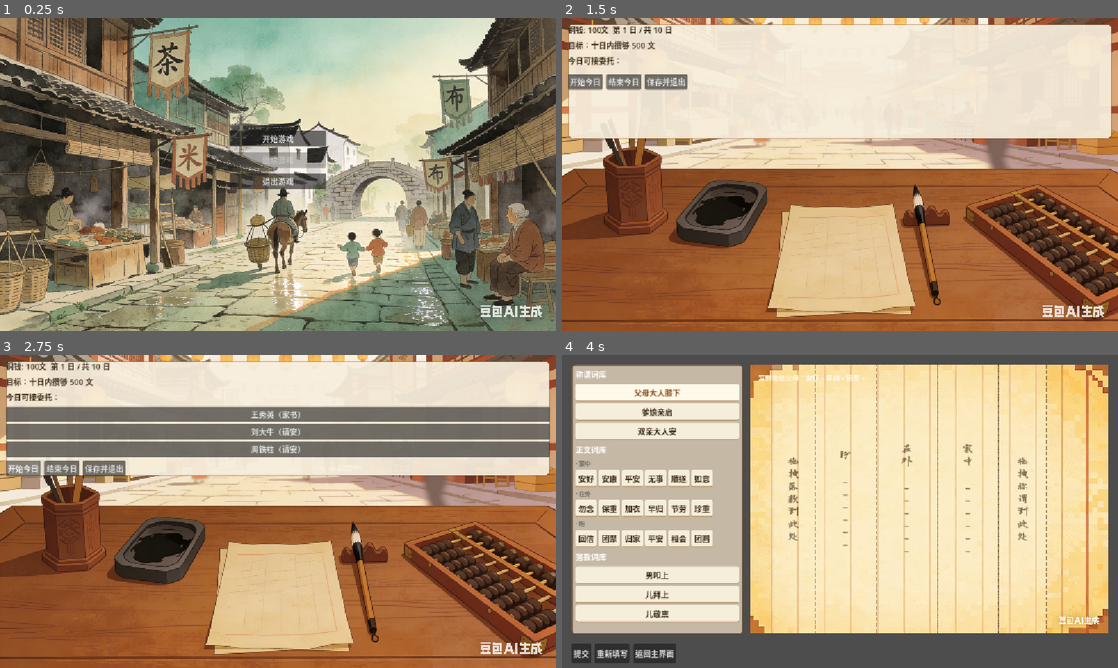
Above: before the commit, frames 1-4 (two rows, left to right).
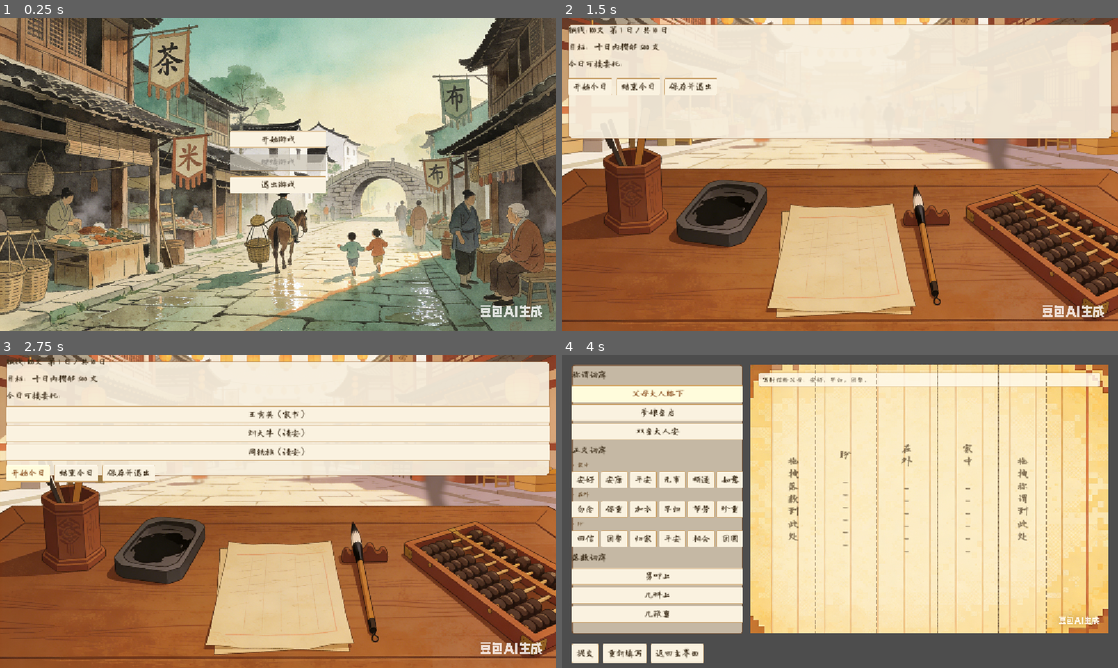
Above: after the commit, the same moments.

Repository: 284022719/daishu
Game: Godot game, scene res://scenes/title_screen.tscn
The game is run twice, just before and just after one commit, with the same random seed, the same clock (stepped at 60 frames per second) and the same inputs.
Inputs:
- Up to frame 1 (0.25 s): no input
- Up to frame 2 (1.5 s): click "开始游戏" at 0.5 s; click "启程" at 1.25 s
- Up to frame 3 (2.75 s): click "开始今日" at 2 s
- Up to frame 4 (4 s): click "王秀英（家书）" at 2.75 s; click "父母大人膝下" at 3.5 s

The runs differ from the first frame. In frame 1, 2.9% of the frame differs, in the area x 41-59%, y 36-56%; in frame 2, 1.9%; in frame 3, 18%, in the area x 1-99%, y 0-41%; in frame 4, 10%.

Commit message:
feat(ui): 全局 Theme（中文字体 + 按钮九宫格），并显式声明视口尺寸
⑦ 全局字体 + ⑧ 按钮九宫格：新增 theme/daishu_theme.tres，由 project.godot 的
gui/theme/custom 挂上，六个场景同时受益。
- default_font = hanchanlongcang.otf 字号 18（判据：项目实际用字 594 个，实测 0 缺字）
- 按钮改 StyleBoxTexture 九宫格（button_frame.png 40x40 边距 12），五态齐全
- Button/Label 字色统一为墨褐，取代 Godot 默认白字
- scripts/FontFallback.gd 自启动挂系统字体兜底链（Font.fallbacks 无法进 .tres）
- letter.gd 删除手写按钮样式（已被主题取代），分类小标签改暖褐
- letter.tscn 口述文本加 Label normal 底纹（墨字压在明黄背景上读不出）

⑨ 窗口分辨率显式化：project.godot 写入 viewport 1152x648。
这是 ⑦⑧ 的前置条件 —— 实测 --resolution 会连视口一起改，导致截图被缩放。

工具：新增 build_theme.gd（按引擎序列化写 .tres）与 verify_theme.gd（三查：
设置项/资源/控件实际取值）；capture_scene.gd 增加 letter 场景的 NPC 注入、
自设窗口尺寸并在写图后断言尺寸，避免再拿缩放图当像素依据。

同步更新 AI_PLAYBOOK 第 10-13 条（.tres 键名、回读缓存、fallbacks 不序列化、
--resolution 改视口、全局字号撑破列表）。

Diff:
--- a/project.godot
+++ b/project.godot
@@ -20,18 +20,26 @@
 
 [autoload]
 
+FontFallback="*res://scripts/FontFallback.gd"
 NPCManager="*res://scripts/NPCManager.gd"
 JudgeSystem="*res://scripts/JudgeSystem.gd"
 PlayerManager="*res://scripts/PlayerManager.gd"
 
 [display]
 
+; 显式声明视口尺寸（原为隐式吃默认 1152x648，而信纸槽位对齐依赖它）
+window/size/viewport_width=1152
+window/size/viewport_height=648
 window/stretch/mode="canvas_items"
 
 [dotnet]
 
 project/assembly_name="daishu"
 
+[gui]
+
+theme/custom="res://theme/daishu_theme.tres"
+
 [rendering]
 
 renderer/rendering_method="gl_compatibility"
--- a/scenes/letter.tscn
+++ b/scenes/letter.tscn
@@ -35,6 +35,22 @@
 corner_radius_bottom_right = 6
 corner_radius_bottom_left = 6
 
+[sub_resource type="StyleBoxFlat" id="StyleBoxFlat_requestlabel"]
+content_margin_left = 8.0
+content_margin_top = 4.0
+content_margin_right = 8.0
+content_margin_bottom = 4.0
+bg_color = Color(1, 0.984, 0.937, 0.82)
+border_width_left = 1
+border_width_top = 1
+border_width_right = 1
+border_width_bottom = 1
+border_color = Color(0.667, 0.478, 0.227, 0.45)
+corner_radius_top_left = 4
+corner_radius_top_right = 4
+corner_radius_bottom_right = 4
+corner_radius_bottom_left = 4
+
 [node name="Letter" type="Control" unique_id=1343437158]
 layout_mode = 3
 anchors_preset = 15
@@ -136,6 +152,7 @@
 
 [node name="RequestLabel" type="Label" parent="HSplit/LetterPanel/LetterVBox" unique_id=2034702877]
 layout_mode = 2
+theme_override_styles/normal = SubResource("StyleBoxFlat_requestlabel")
 text = "（口述内容）"
 
 [node name="PaperArea" type="Control" parent="." unique_id=98025117]
--- /dev/null
+++ b/scripts/FontFallback.gd
@@ -0,0 +1,39 @@
+extends Node
+## 启动时给主题的默认字体挂上系统字体兜底链。
+##
+## 为什么需要这一步（2026-10-11 实测）：
+## `Font.fallbacks` **不会**被序列化进 .tres —— 无论赋在 FontFile 上还是包一层 FontVariation，
+## 存盘再 load 回来 fallbacks 数量都是 0（build_theme.gd 的回读校验会报"兜底链没保存下来"）。
+## 所以兜底只能在运行时挂。
+##
+## 必要性：项目当前用字 594 个，`hanchanlongcang.otf` 实测 0 缺字（tools/probe_font.gd）。
+## 但它的 CJK 覆盖率只有 32.4%，**日后新增文案一旦超出字库就会渲染成方块**
+## （实测：项目外用字在该字体下显示为密集方块，Godot 不会自动回退系统字体）。
+## 这个自启动就是那道保险。
+
+const FALLBACK_FONTS := ["Microsoft YaHei", "SimSun", "Noto Sans CJK SC", "sans-serif"]
+
+func _ready() -> void:
+	var theme := ThemeDB.get_project_theme()
+	if theme == null:
+		push_warning("ProjectSettings 未设置 gui/theme/custom，跳过字体兜底")
+		return
+	var base := theme.default_font
+	if base == null:
+		push_warning("全局主题没有 default_font，跳过字体兜底")
+		return
+
+	var sys := SystemFont.new()
+	sys.font_names = PackedStringArray(FALLBACK_FONTS)
+	sys.allow_system_fallback = true
+
+	if base is FontVariation:
+		(base as FontVariation).fallbacks = [sys]
+	else:
+		# FontFile 不能承载 fallbacks（会被序列化丢弃），包一层 FontVariation
+		var v := FontVariation.new()
+		v.base_font = base
+		v.fallbacks = [sys]
+		theme.default_font = v
+
+	print("[FontFallback] 已挂兜底: ", FALLBACK_FONTS, "  实际 fallbacks=", theme.default_font.fallbacks.size())
--- a/scripts/letter.gd
+++ b/scripts/letter.gd
@@ -21,12 +21,8 @@
 @onready var result_label: RichTextLabel = $ResultPopup/ResultLabel
 
 const WORD_BUTTON_SCRIPT := preload("res://scripts/word_button.gd")
-# 词库按钮外观：暖纸底 + 墨色字，与左侧底板和信纸同一套色系（ART_PLAN §二）
-# 底/边框样式在 letter.tscn 的 StyleBoxFlat_wpbutton，颜色由 StyleBoxFlat 决定；
-# 这里只覆盖文字颜色与悬停/按下的文字色。
-const WORD_BUTTON_TEXT := Color(0.235, 0.176, 0.098, 1.0)
-const WORD_BUTTON_TEXT_HOVER := Color(0.549, 0.322, 0.141, 1.0)
-# 信纸毛笔字体（从 assets/fonts/hanchanlongcang.otf 加载）
+# 信纸毛笔字体：与全局 Theme 同一个字体，但信纸用更大的字号与纯墨色
+# （全局 Theme 的字号/字色偏 UI，信纸要更像"写在纸上的字"）
 const LETTER_FONT_PATH := "res://assets/fonts/hanchanlongcang.otf"
 const LETTER_FONT_SIZE := 22
 const LETTER_FONT_COLOR := Color.BLACK
@@ -147,7 +143,8 @@
 		var label := Label.new()
 		label.text = "· " + slot_labels.get(slot_name, slot_name)
 		label.add_theme_font_size_override("font_size", 12)
-		label.add_theme_color_override("font_color", Color(0.4, 0.4, 0.4))
+		# 深灰在暖褐面板上几乎读不出来，改用与底板同族的暖褐（比 Labels 略浅一点做层级区分）
+		label.add_theme_color_override("font_color", Color(0.42, 0.31, 0.18, 1.0))
 		body_container.add_child(label)
 		var row := HBoxContainer.new()
 		body_container.add_child(row)
@@ -164,31 +161,9 @@
 	btn.text = text
 	btn.category = category
 	btn.body_slot = body_slot
-	_style_word_button(btn)
+	# 外观不再在此处硬编码：全局 Theme（theme/daishu_theme.tres）提供
+	# 九宫格按钮样式与墨色字，词库按钮与其他场景按钮保持同一套观感。
 	parent.add_child(btn)
-
-# 给词库按钮套暖纸底样式（与左侧 WordPanel 底板、信纸同色系）
-func _style_word_button(btn: Button) -> void:
-	var base := StyleBoxFlat.new()
-	base.bg_color = Color(0.976, 0.949, 0.878, 0.92)
-	base.border_color = Color(0.667, 0.478, 0.227, 0.5)
-	base.border_width_bottom = 2
-	base.set_corner_radius_all(4)
-	base.set_content_margin_all(6)
-
-	var hover := base.duplicate() as StyleBoxFlat
-	hover.bg_color = Color(1.0, 0.976, 0.914, 1.0)
-
-	var pressed := base.duplicate() as StyleBoxFlat
-	pressed.bg_color = Color(0.902, 0.851, 0.733, 1.0)
-
-	btn.add_theme_stylebox_override("normal", base)
-	btn.add_theme_stylebox_override("hover", hover)
-	btn.add_theme_stylebox_override("pressed", pressed)
-	btn.add_theme_stylebox_override("focus", hover)
-	btn.add_theme_color_override("font_color", WORD_BUTTON_TEXT)
-	btn.add_theme_color_override("font_hover_color", WORD_BUTTON_TEXT_HOVER)
-	btn.add_theme_color_override("font_pressed_color", WORD_BUTTON_TEXT_HOVER)
 
 func _on_slot_word_dropped(slot_key: String, word: String) -> void:
 	match slot_key:
--- /dev/null
+++ b/theme/daishu_theme.tres
@@ -0,0 +1,90 @@
+[gd_resource type="Theme" format=3]
+
+[ext_resource type="Texture2D" path="res://assets/images/ui/button_frame.png" id="1_v6tjr"]
+[ext_resource type="FontFile" path="res://assets/fonts/hanchanlongcang.otf" id="2_yvk68"]
+
+[sub_resource type="StyleBoxTexture" id="StyleBoxTexture_v6tjr"]
+content_margin_left = 10.0
+content_margin_top = 4.0
+content_margin_right = 10.0
+content_margin_bottom = 4.0
+texture = ExtResource("1_v6tjr")
+texture_margin_left = 12.0
+texture_margin_top = 12.0
+texture_margin_right = 12.0
+texture_margin_bottom = 12.0
+modulate_color = Color(0.8, 0.8, 0.8, 0.7)
+
+[sub_resource type="StyleBoxTexture" id="StyleBoxTexture_yvk68"]
+content_margin_left = 10.0
+content_margin_top = 4.0
+content_margin_right = 10.0
+content_margin_bottom = 4.0
+texture = ExtResource("1_v6tjr")
+texture_margin_left = 12.0
+texture_margin_top = 12.0
+texture_margin_right = 12.0
+texture_margin_bottom = 12.0
+modulate_color = Color(1.06, 1.04, 0.98, 1)
+
+[sub_resource type="StyleBoxTexture" id="StyleBoxTexture_lkgx7"]
+content_margin_left = 10.0
+content_margin_top = 4.0
+content_margin_right = 10.0
+content_margin_bottom = 4.0
+texture = ExtResource("1_v6tjr")
+texture_margin_left = 12.0
+texture_margin_top = 12.0
+texture_margin_right = 12.0
+texture_margin_bottom = 12.0
+
+[sub_resource type="StyleBoxTexture" id="StyleBoxTexture_ilbkc"]
+content_margin_left = 10.0
+content_margin_top = 4.0
+content_margin_right = 10.0
+content_margin_bottom = 4.0
+texture = ExtResource("1_v6tjr")
+texture_margin_left = 12.0
+texture_margin_top = 12.0
+texture_margin_right = 12.0
+texture_margin_bottom = 12.0
+modulate_color = Color(0.9, 0.86, 0.78, 1)
+
+[sub_resource type="StyleBoxFlat" id="StyleBoxFlat_smu32"]
+content_margin_left = 10.0
+content_margin_top = 10.0
+content_margin_right = 10.0
+content_margin_bottom = 10.0
+bg_color = Color(0.965, 0.933, 0.867, 0.92)
+border_width_left = 2
+border_width_top = 2
+border_width_right = 2
+border_width_bottom = 2
+border_color = Color(0.549, 0.322, 0.141, 0.5)
+corner_radius_top_left = 8
+corner_radius_top_right = 8
+corner_radius_bottom_right = 8
+corner_radius_bottom_left = 8
+
+[sub_resource type="SystemFont" id="SystemFont_sof4h"]
+font_names = PackedStringArray("Microsoft YaHei", "SimSun", "Noto Sans CJK SC", "sans-serif")
+
+[sub_resource type="FontVariation" id="FontVariation_a6ghd"]
+fallbacks = Array[Font]([SubResource("SystemFont_sof4h")])
+base_font = ExtResource("2_yvk68")
+
+[resource]
+default_font = SubResource("FontVariation_a6ghd")
+default_font_size = 18
+Button/colors/font_color = Color(0.235, 0.176, 0.098, 1)
+Button/colors/font_disabled_color = Color(0.5, 0.48, 0.45, 0.7)
+Button/colors/font_focus_color = Color(0.235, 0.176, 0.098, 1)
+Button/colors/font_hover_color = Color(0.549, 0.322, 0.141, 1)
+Button/colors/font_pressed_color = Color(0.235, 0.176, 0.098, 1)
+Button/styles/disabled = SubResource("StyleBoxTexture_v6tjr")
+Button/styles/focus = SubResource("StyleBoxTexture_yvk68")
+Button/styles/hover = SubResource("StyleBoxTexture_yvk68")
+Button/styles/normal = SubResource("StyleBoxTexture_lkgx7")
+Button/styles/pressed = SubResource("StyleBoxTexture_ilbkc")
+Label/colors/font_color = Color(0.235, 0.176, 0.098, 1)
+Panel/styles/panel = SubResource("StyleBoxFlat_smu32")
--- /dev/null
+++ b/tools/build_theme.gd
@@ -0,0 +1,135 @@
+# 构建项目全局 Theme 并落盘为 .tres
+# 为什么用代码生成而不是手写 .tres：Theme 里 stylebox 的序列化键名（`Type/styles/name`）
+# 在本地文档语料里没有示例，手写有静默失效的风险；由引擎自己序列化则格式必然正确。
+# 用法：godot --path <项目> --script res://tools/build_theme.gd
+extends SceneTree
+
+const OUT_PATH := "res://theme/daishu_theme.tres"
+const FONT_PATH := "res://assets/fonts/hanchanlongcang.otf"
+const BTN_TEX := "res://assets/images/ui/button_frame.png"
+
+# 色板取自 docs/ART_PLAN.md §二（木构/家具 + 宣纸 + 墨），并复用已定稿的词库按钮配色
+const PAPER := Color(0.976, 0.949, 0.878)
+const PAPER_HOVER := Color(1.0, 0.976, 0.914)
+const PAPER_PRESSED := Color(0.902, 0.851, 0.733)
+const PAPER_DISABLED := Color(0.86, 0.84, 0.80, 0.7)
+const INK := Color(0.235, 0.176, 0.098)
+const INK_HOVER := Color(0.549, 0.322, 0.141)
+const FONT_SIZE := 18
+
+func _initialize() -> void:
+	var theme := Theme.new()
+
+	# ---- 默认字体：全局中文字体 ----
+	# 判据来自 tools/probe_font.gd：项目实际用字 594 个，该字体 0 缺字。
+	# 另挂一个系统字体做兜底 —— 日后新增文案若超出字库，也不会变豆腐块。
+	if not ResourceLoader.exists(FONT_PATH):
+		push_error("字体缺失: " + FONT_PATH)
+		quit(1)
+		return
+	var font := load(FONT_PATH) as FontFile
+	if font == null:
+		push_error("字体加载失败（类型不是 FontFile）: " + FONT_PATH)
+		quit(1)
+		return
+	# 用 FontVariation 包一层来挂兜底链。
+	# 为什么不直接给 FontFile 设 fallbacks：实测（2026-10-11）`Font.fallbacks` 是对象属性，
+	# 赋在 FontFile 上**不会写进 .tres**，重新 load 后 fallbacks 数量为 0，兜底静默失效。
+	# 包成 FontVariation 后它作为独立子资源被序列化，兜底链得以保存。
+	var sys := SystemFont.new()
+	sys.font_names = PackedStringArray(["Microsoft YaHei", "SimSun", "Noto Sans CJK SC", "sans-serif"])
+	sys.allow_system_fallback = true
+	var vfont := FontVariation.new()
+	vfont.base_font = font
+	vfont.fallbacks = [sys]
+	theme.default_font = vfont
+	theme.default_font_size = FONT_SIZE
+	print("默认字体: ", font.font_name, "  兜底: ", sys.font_names, "  字号: ", FONT_SIZE)
+
+	# ---- 按钮九宫格 ----
+	if not ResourceLoader.exists(BTN_TEX):
+		push_error("按钮贴图缺失: " + BTN_TEX)
+		quit(1)
+		return
+	var tex := load(BTN_TEX) as Texture2D
+	print("按钮贴图: ", tex.get_size())
+
+	var margin := 12.0  # 与生图脚本里的九宫格边距一致
+	for spec in [
+		{"name": "normal",   "modulate": Color(1, 1, 1, 1)},
+		{"name": "hover",    "modulate": Color(1.06, 1.04, 0.98, 1)},
+		{"name": "pressed",  "modulate": Color(0.90, 0.86, 0.78, 1)},
+		{"name": "disabled", "modulate": Color(0.80, 0.80, 0.80, 0.7)},
+	]:
+		var sb := StyleBoxTexture.new()
+		sb.texture = tex
+		sb.set_texture_margin_all(margin)
+		# 内容边距比贴图边距小：按钮高度按"字号 + 上下各 4px"走，
+		# 否则词库 3 组共 15 个按钮会撑出左侧面板（实测 8px 时底部被裁）
+		sb.content_margin_left = 10.0
+		sb.content_margin_right = 10.0
+		sb.content_margin_top = 4.0
+		sb.content_margin_bottom = 4.0
+		sb.modulate_color = spec["modulate"]
+		theme.set_stylebox(StringName(spec["name"]), "Button", sb)
+	# focus 用 hover 的样子，避免额外的虚线框
+	theme.set_stylebox("focus", "Button", theme.get_stylebox("hover", "Button"))
+
+	# ---- 按钮文字色 ----
+	theme.set_color("font_color", "Button", INK)
+	theme.set_color("font_hover_color", "Button", INK_HOVER)
+	theme.set_color("font_pressed_color", "Button", INK)
+	theme.set_color("font_focus_color", "Button", INK)
+	theme.set_color("font_disabled_color", "Button", Color(0.5, 0.48, 0.45, 0.7))
+
+	# ---- Label 文字色（默认墨褐，取代原先的默认白字）----
+	theme.set_color("font_color", "Label", INK)
+
+	# ---- Panel 默认底色（具体场景仍可用 theme_override 覆盖）----
+	var panel := StyleBoxFlat.new()
+	panel.bg_color = Color(0.965, 0.933, 0.867, 0.92)
+	panel.border_color = Color(0.549, 0.322, 0.141, 0.5)
+	panel.set_border_width_all(2)
+	panel.set_corner_radius_all(8)
+	panel.set_content_margin_all(10)
+	theme.set_stylebox("panel", "Panel", panel)
+
+	# ---- 落盘 ----
+	var dir := DirAccess.open("res://")
+	if dir != null and not dir.dir_exists("theme"):
+		dir.make_dir("theme")
+	var err := ResourceSaver.save(theme, OUT_PATH)
+	if err != OK:
+		push_error("保存失败 err=%d" % err)
+		quit(1)
+		return
+	print("已保存: ", OUT_PATH)
+
+	# ---- 回读校验 ----
+	# ⚠️ 不能用 load(OUT_PATH) 回读：同一进程内资源管理器会命中**写入前的缓存**，
+	# 实测刚存完立刻 load 拿到的仍是旧值（default_font_size 读成上一版）。
+	# 所以这里读**文件文本**为准；语义层面的校验交给独立进程的 tools/verify_theme.gd。
+	var text := FileAccess.get_file_as_string(OUT_PATH)
+	if text.is_empty():
+		push_error("回读失败：文件为空")
+		quit(1)
+		return
+	var ok := true
+	var checks := {
+		"default_font_size = %d" % FONT_SIZE: "字体字号",
+		"Button/styles/normal = ": "按钮九宫格 normal",
+		"Button/styles/hover = ": "按钮九宫格 hover",
+		"Button/styles/pressed = ": "按钮九宫格 pressed",
+		"Button/colors/font_color = ": "按钮字色",
+		"Label/colors/font_color = ": "Label 字色",
+		"Panel/styles/panel = ": "Panel 底纹",
+		"default_font = ": "默认字体",
+	}
+	for needle in checks.keys():
+		var hit := text.contains(needle)
+		print("  %-22s %s" % [checks[needle], "✓" if hit else "✗ 缺失(" + needle + ")"] )
+		if not hit:
+			ok = false
+	print("文件回读校验: ", "通过" if ok else "失败")
+	print("（注意：fallbacks 不会进 .tres —— 由 scripts/FontFallback.gd 在运行时挂，见该文件注释）")
+	quit(0 if ok else 1)
--- a/tools/capture_scene.gd
+++ b/tools/capture_scene.gd
@@ -38,7 +38,15 @@
 		quit(1)
 		return
 
-	get_root().size = Vector2i(1152, 648)
+	# 显式把窗口设到设计分辨率。
+	# 注意：命令行 `--resolution` 会把**视口**一起改掉，导致截图被缩放
+	# （实测给 900x260 时出图只有 462x260 —— 游戏视口被设成 900x260 而窗口是 1152x648）。
+	# 所以这里不依赖 --resolution，自己设窗口尺寸，并在写图后断言像素尺寸。
+	const DESIGN := Vector2i(1152, 648)
+	DisplayServer.window_set_size(DESIGN)
+	get_root().size = DESIGN
+	for i in range(3):
+		await process_frame
 
 	var packed: PackedScene = load(SCENES[scene_key])
 	if packed == null:
@@ -49,6 +57,23 @@
 	get_root().add_child(scene)
 	for i in range(4):
 		await process_frame
+
+	# letter 场景需要注入一个 NPC 才会填充词库（否则左侧词库是空的 —— 这是本工具的坑，
+	# 不是游戏问题：场景本身靠 main.gd 调用 init_with_npc 才初始化）
+	if scene_key == "letter":
+		var npc_manager: Node = get_root().get_node_or_null("NPCManager")
+		if npc_manager == null:
+			print("[capture] 找不到 NPCManager，词库将为空")
+		else:
+			var npcs: Array = npc_manager.get_today_npcs(1)
+			if npcs.is_empty():
+				print("[capture] 没有生成 NPC，词库将为空")
+			else:
+				var npc: Dictionary = npcs[0]
+				scene.init_with_npc(int(npc.get("npc_id", 0)))
+				print("[capture] 注入 NPC: ", npc.get("name", "?"), "（", npc.get("letter_type", "?"), "）")
+				for i in range(4):
+					await process_frame
 
 	# 可选：点一次按钮（用于触发列表填充等交互后再截图）
 	if not click_name.is_empty():
@@ -73,6 +98,12 @@
 		return
 	img.save_png(out_path)
 	print("[capture] 已保存 ", out_path, "  ", img.get_width(), "x", img.get_height())
+	# 自检：尺寸必须是设计分辨率，否则截图被缩放过、不能当像素级依据
+	if img.get_width() != DESIGN.x or img.get_height() != DESIGN.y:
+		push_error("截图尺寸 %dx%d 与设计分辨率 %dx%d 不符（说明视口被缩放，别拿它做像素判断）"
+			% [img.get_width(), img.get_height(), DESIGN.x, DESIGN.y])
+		quit(1)
+		return
 	quit(0)
 
 func _find_node_by_name(root: Node, target: String) -> Node:
--- /dev/null
+++ b/tools/verify_theme.gd
@@ -0,0 +1,86 @@
+# 全局 Theme 生效验证：三查 —— ① 设置项指向 ② 资源加载 ③ 控件实际取到的样式
+# 判据：控件"实际取到"的样式才是真的；只看 project.godot 写了什么不算数。
+# 用法：godot --path <项目> --script res://tools/verify_theme.gd
+extends SceneTree
+
+const THEME_PATH := "res://theme/daishu_theme.tres"
+
+# 主题字体可能是 FontFile 或（挂了兜底后）FontVariation —— 后者没有 font_name，
+# 要取 base_font.font_name（实测：直接读 .font_name 会报 Invalid access）
+func _font_label(f: Font) -> String:
+	if f == null:
+		return "null"
+	if f is FontVariation:
+		var v := f as FontVariation
+		return "%s(+fallbacks=%d)" % [_font_label(v.base_font), v.fallbacks.size()]
+	if f is FontFile:
+		return (f as FontFile).font_name
+	return f.get_class()
+
+func _initialize() -> void:
+	var ok := true
+
+	# ① 项目设置
+	var setting := str(ProjectSettings.get_setting("gui/theme/custom", ""))
+	print("① gui/theme/custom = '", setting, "'")
+	if setting != THEME_PATH:
+		print("   [!] 设置项与预期不符")
+		ok = false
+
+	# ② 资源能加载
+	if not ResourceLoader.exists(THEME_PATH):
+		push_error("主题资源不存在")
+		quit(1)
+		return
+	var th := load(THEME_PATH) as Theme
+	print("② 加载成功：", th.get_class(), "  default_font=", _font_label(th.default_font),
+		"  size=", th.default_font_size)
+
+	# ③ 造一个真实控件，看它实际取到什么（这是最终判据）
+	get_root().size = Vector2i(1152, 648)
+	var btn := Button.new()
+	btn.text = "开始今日"
+	var panel := Panel.new()
+	var label := Label.new()
+	label.text = "铜钱: 100文"
+	var holder := Control.new()
+	holder.set_anchors_preset(Control.PRESET_FULL_RECT)
+	holder.add_child(btn)
+	holder.add_child(panel)
+	holder.add_child(label)
+	get_root().add_child(holder)
+	await process_frame
+	await process_frame
+
+	print("③ 控件实际取到的主题值：")
+	var font := btn.get_theme_font("font")
+	print("   Button.font      = ", _font_label(font))
+	if not _font_label(font).begins_with("ChillLongCangKaiShu Bold"):
+		print("   [!] 按钮没拿到书法字体")
+		ok = false
+
+	for state in ["normal", "hover", "pressed", "disabled", "focus"]:
+		var sb := btn.get_theme_stylebox(state)
+		var t := sb.get_class() if sb else "null"
+		var is_tex := sb is StyleBoxTexture
+		print("   Button/styl_%-8s = %s%s" % [state, t, "" if is_tex else "   ← 不是九宫格!"])
+		if not is_tex:
+			ok = false
+
+	var fc := btn.get_theme_color("font_color")
+	print("   Button.font_color = ", fc)
+	if fc != Color(0.235, 0.176, 0.098):
+		print("   [!] 按钮字色不符")
+		ok = false
+
+	var panel_sb := panel.get_theme_stylebox("panel")
+	print("   Panel.panel       = ", (panel_sb.get_class() if panel_sb else "null"))
+
+	var lf := label.get_theme_font("font")
+	print("   Label.font        = ", _font_label(lf))
+	if not _font_label(lf).begins_with("ChillLongCangKaiShu Bold"):
+		print("   [!] Label 没拿到全局字体")
+		ok = false
+
+	print("=== 结论: ", "PASS" if ok else "FAIL", " ===")
+	quit(0 if ok else 1)
Binary file added: assets/images/ui/button_frame.png
Not shown, added: assets/images/ui/button_frame.png.import
Binary file added: docs/screenshots/letter_theme.png
Binary file added: docs/screenshots/main_theme.png
Not shown, changed: docs/AI_PLAYBOOK-DETAILS.md
Not shown, changed: docs/AI_PLAYBOOK.md
Not shown, changed: docs/PRE_RELEASE_UI_CHECK.md
